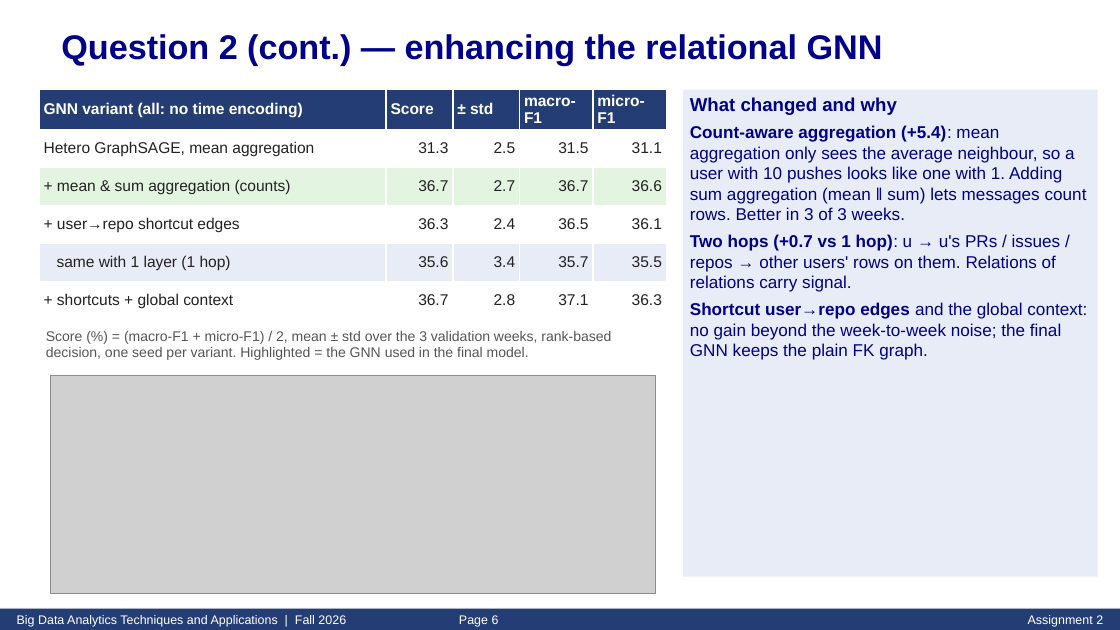
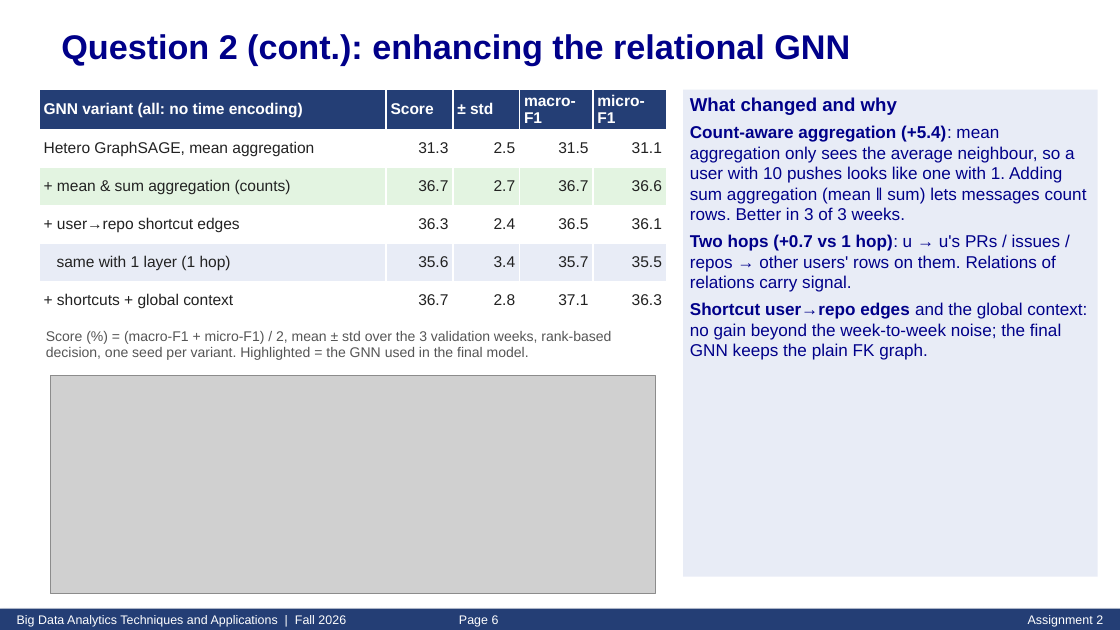
Before and after one commit to azamkhan555622848/LightGBM-and-the-graph-neural-network, a slide deck: slide 6 of slides/Asg2_413540002.pptx. Drawn at 1120x630 pixels with LibreOffice and Linux fonts; fonts in the diff are those of the drawing; grey boxes stand for pictures. Boxes give left, top, right and bottom in pixels: in the first picture for what was removed or moved away, otherwise in the second. Text is boxed around its words. In the diff, an @@ line names an element or a change of style, - is before the commit and + after.

```diff
--- a/slides/Asg2_413540002.pptx
+++ b/slides/Asg2_413540002.pptx
@@ text at (61,34,850,66): text changed @@
-Question 2 (cont.) — enhancing the relational GNN
+Question 2 (cont.): enhancing the relational GNN
```
Also in this commit, not shown: 10 other slides changed, 4 other files.
